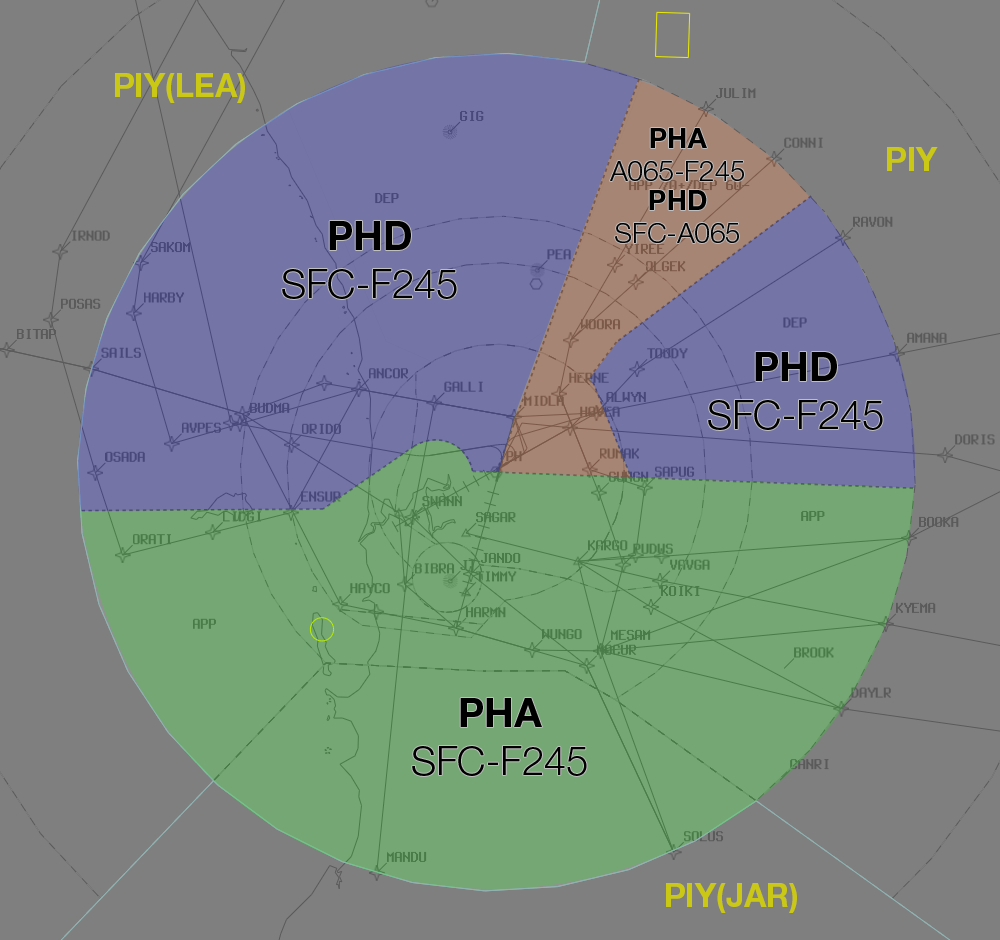
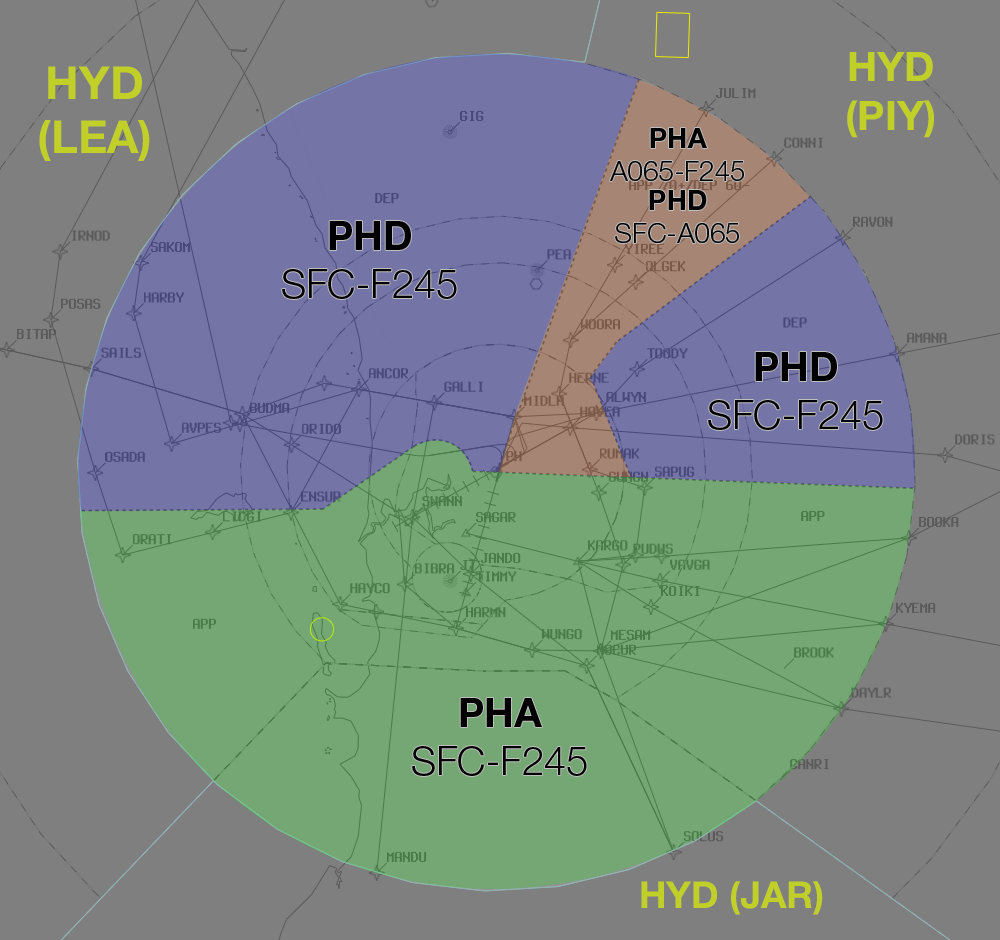
The second w=1000, h=940 image is a revision of the first. Changes to its layers:
removed layer "PIY(LEA)" from group "Enroute" over box(115, 73, 245, 103)
removed layer "PIY" from group "Enroute" over box(887, 147, 938, 171)
added layer "HYD (PIY)" in group "Enroute" over box(847, 51, 934, 138)
added layer "HYD (LEA)" in group "Enroute" over box(39, 66, 150, 162)
renamed "PIY(JAR)" to "HYD (JAR)", painted on it over box(641, 881, 823, 915)
painted on "PHA" over box(641, 881, 821, 889)